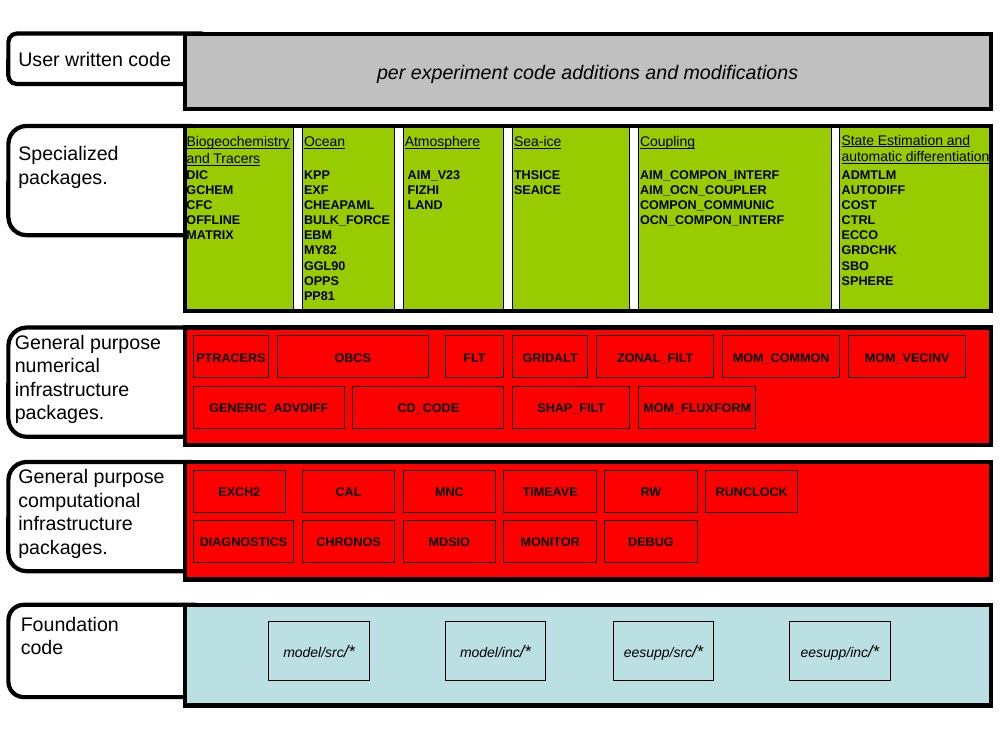
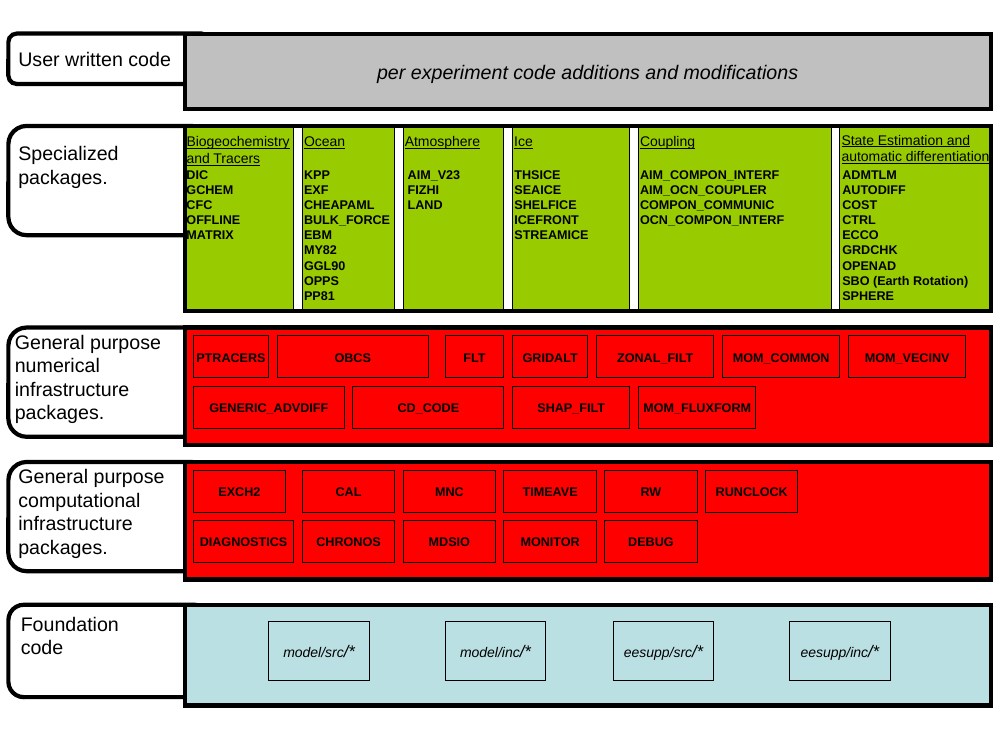
Before and after one commit to MITgcm/manual-archive, a slide deck: slide 1 of s_phys_pkgs/figs/mitgcm_package_organisation.ppt. Drawn at 1008x756 pixels with LibreOffice and Linux fonts; fonts in the diff are those of the drawing. Boxes give left, top, right and bottom in pixels: in the first picture for what was removed or moved away, otherwise in the second. Text is boxed around its words. In the diff, an @@ line names an element or a change of style, - is before the commit and + after.

```diff
--- a/s_phys_pkgs/figs/mitgcm_package_organisation.ppt
+++ b/s_phys_pkgs/figs/mitgcm_package_organisation.ppt
@@ text at [514,136,533,149]: text changed @@
-Sea-ice
+Ice
@@ text at [514,200,588,239]: paragraphs added @@
+SHELFICE
+ICEFRONT
+STREAMICE
@@ text at [842,261,968,288]: text changed @@
-SBO
+OPENAD
+SBO (Earth Rotation)
```
Also in this commit, not shown: 2 other files.
